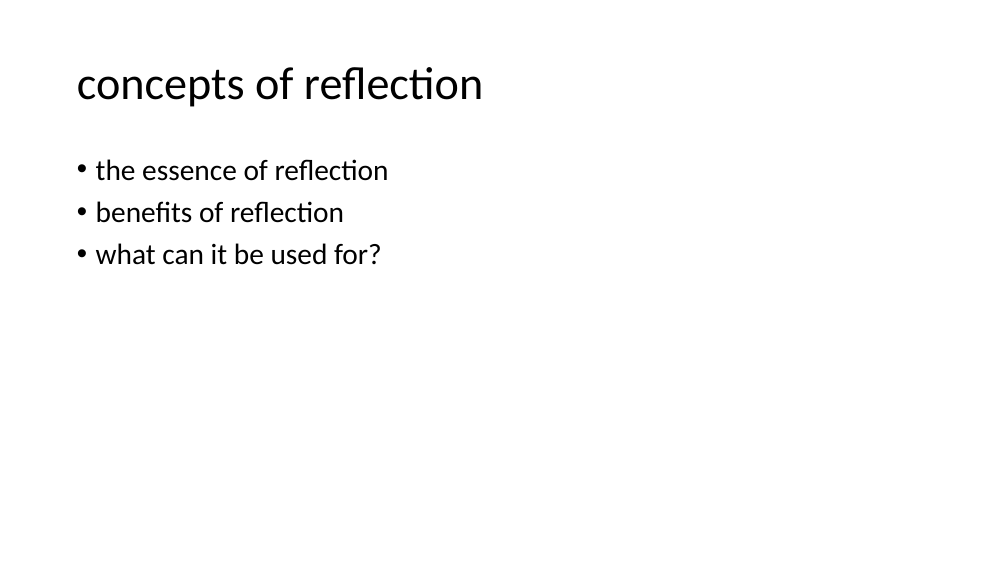
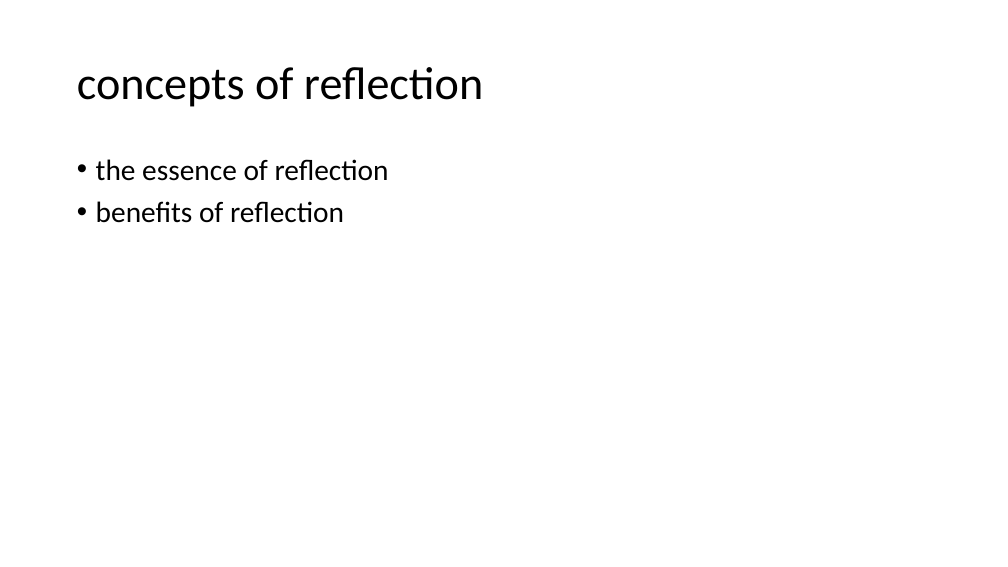
Before and after one commit to qicosmos/cppcon2017, a slide deck: slide 3 of cppcon2017.pptx. Drawn at 1008x567 pixels with LibreOffice and Linux fonts; fonts in the diff are those of the drawing. Boxes give left, top, right and bottom in pixels: in the first picture for what was removed or moved away, otherwise in the second. Text is boxed around its words. In the diff, an @@ line names an element or a change of style, - is before the commit and + after.

Commit message:
improve

```diff
--- a/cppcon2017.pptx
+++ b/cppcon2017.pptx
@@ text at (96,243,382,265): paragraph removed @@
-• what can it be used for?
```
Also in this commit, not shown: 1 slide removed.
